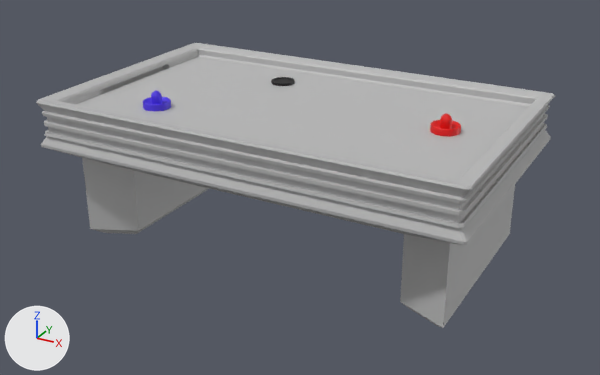
Before and after pictures for a commit that changed the FBX model My project/Assets/Fbx/myTable.fbx.
Rendered twice from a 50 mm camera at (2.24, -4.0, 2.36) aimed at (0.06, -0.03, 0.37). The axes (+X, +Y, +Z) are drawn at lower left. The lights are the same throughout. Where no turn or scale is listed for an object, it has been applied to the vertices.

Names of what the first picture shows: 'Warehouse_Models:pCube2', 'Warehouse_Models:pCube2.002'.
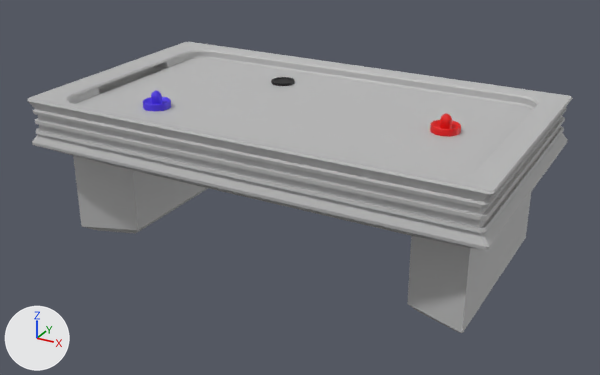
Where the change shows, as pixel boxes [x1, y1, x2, y2] in the pictures (600 x 375 px):
'Warehouse_Models:pCube2', reshaped, moved, turned, rescaled
    before: [36, 43, 555, 328]
    after: [27, 42, 573, 333]
part 1 of me_mesh, added
    after: [27, 42, 573, 333]

What the commit changed:
me_mesh is used by ob_warehouse_models_pcube2.
me_mesh had 212 vertices, 206 faces and spanned x -126.0..131.0, y -84.0..7.0, z -80.0..77.0.
me_mesh now has 507 vertices, 494 faces and spans x -1.0..1.0, y -1.0..1.0, z 0.0..1.0.
me_mesh part 1: 507 vertices added at x -1.0..1.0, y -1.0..1.0, z 0.0..1.0.
Object 'Warehouse_Models:pCube2' (ob_warehouse_models_pcube2) turns from (90, 0, 0) to (0, 0, 0) degrees about x, y and z.
Object 'Warehouse_Models:pCube2' (ob_warehouse_models_pcube2) is rescaled from (0.01, 0.01, 0.01) to (1.0, 1.0, 1.0).
Object 'Warehouse_Models:pCube2' (ob_warehouse_models_pcube2) moves from (0.0, 0.0, 0.838) to (0.0, 0.0, 0.0).
